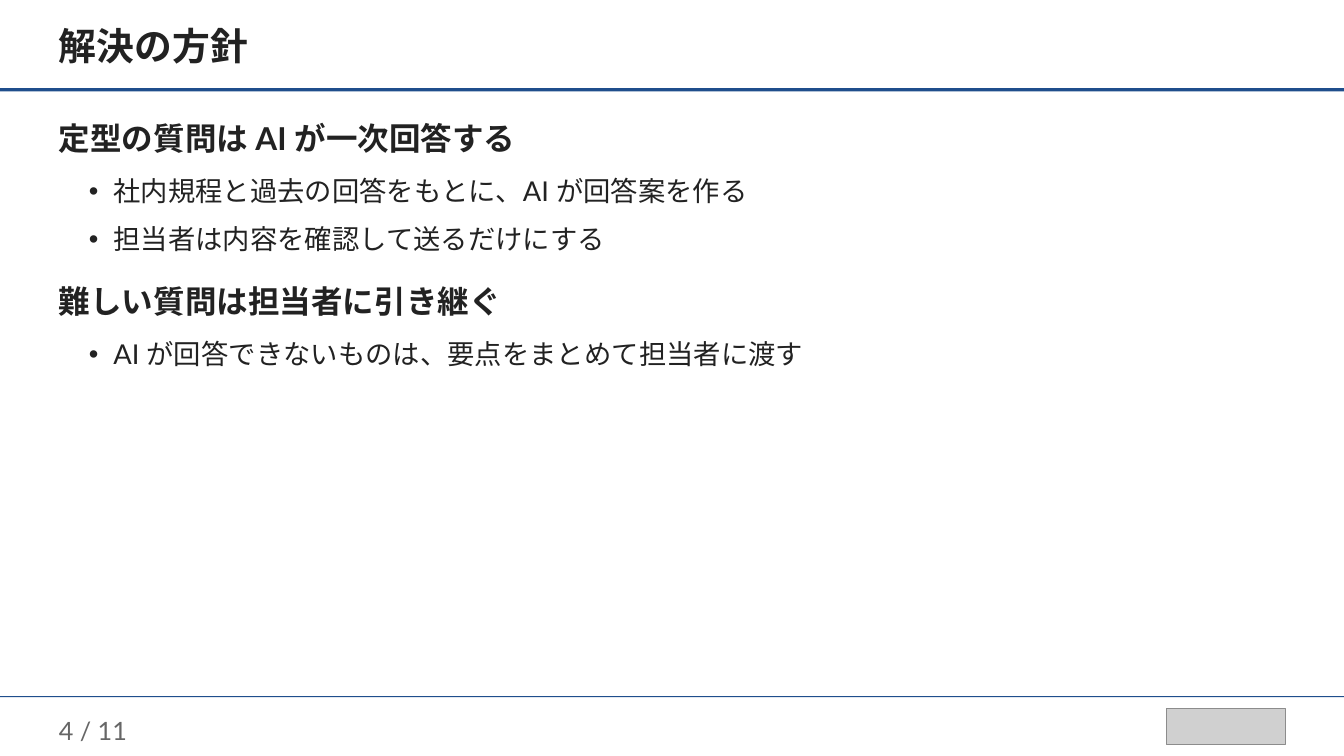
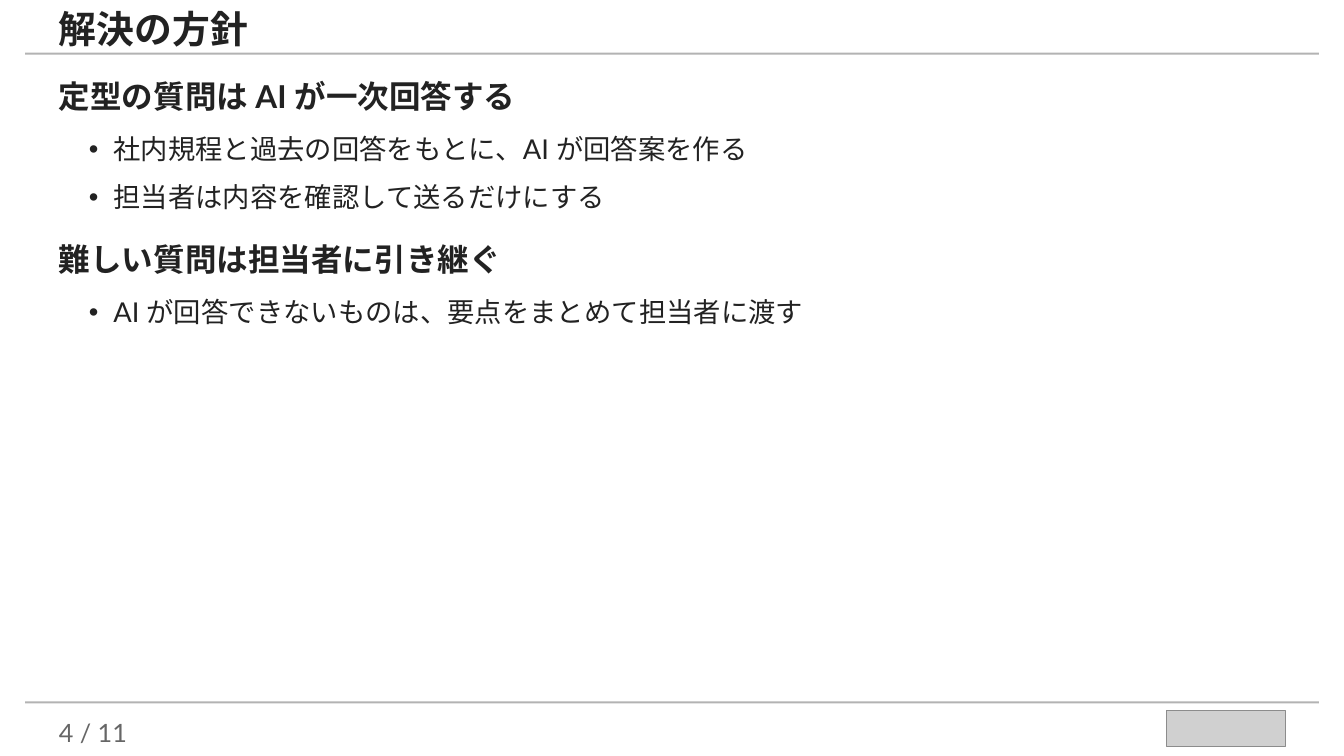
Before and after one commit to takuya109048/llm-assist-kit, a slide deck: slide 4 of examples/marp-slides-example.pptx. Drawn at 1344x756 pixels with LibreOffice and Linux fonts; fonts in the diff are those of the drawing; grey boxes stand for pictures. Boxes give left, top, right and bottom in pixels: in the first picture for what was removed or moved away, otherwise in the second. Text is boxed around its words. In the diff, an @@ line names an element or a change of style, - is before the commit and + after.

```diff
--- a/examples/marp-slides-example.pptx
+++ b/examples/marp-slides-example.pptx
@@ text "解決の方針": place and size @@
-text "解決の方針" at (59,27,248,64)
+text "解決の方針" at (59,10,248,47)
@@ rectangle at (25,52,1319,54): fill #1F4E8C to #B3B3B3 @@
@@ rectangle: place and size @@
-rectangle at (0,89,1344,92)
+rectangle at (25,52,1319,54)
@@ text "定型の質問は AI が一次回答する": place and size @@
-text "定型の質問は AI が一次回答する" at (59,123,804,367)
+text "定型の質問は AI が一次回答する" at (59,81,804,325)
@@ rectangle: place and size @@
-rectangle at (0,697,1344,698)
+rectangle at (25,702,1319,704)
@@ rectangle at (25,702,1319,704): fill #1F4E8C to #B3B3B3 @@
```
Also in this commit, not shown: 9 other slides changed, 3 other files.
